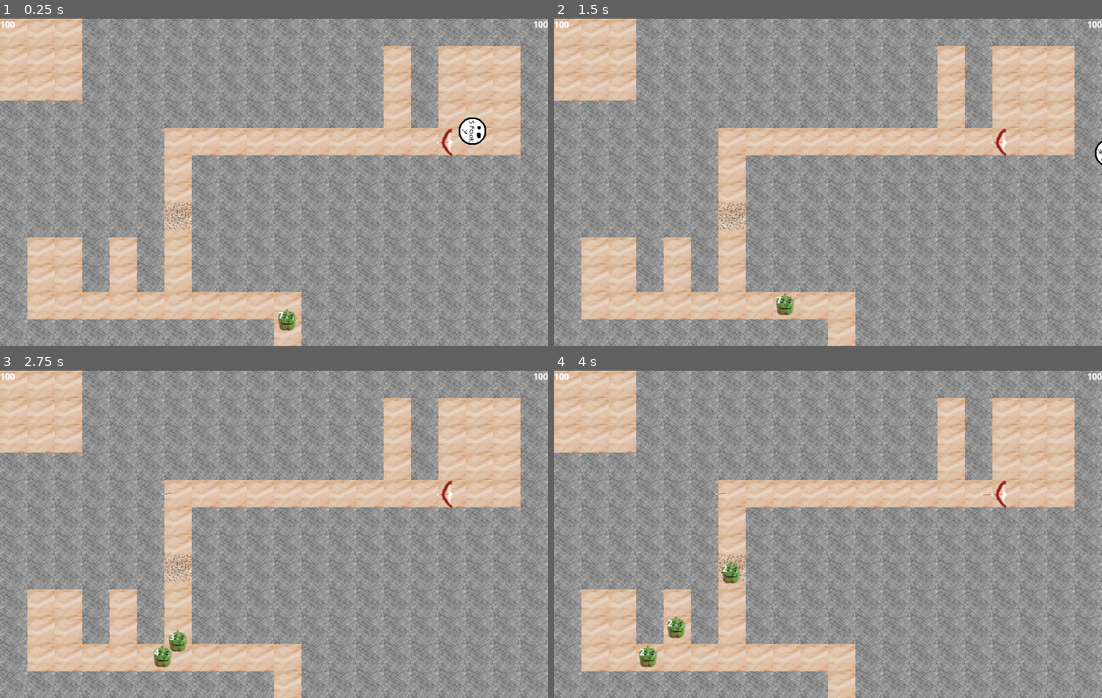
Above: before the commit, frames 1-4 (two rows, left to right).
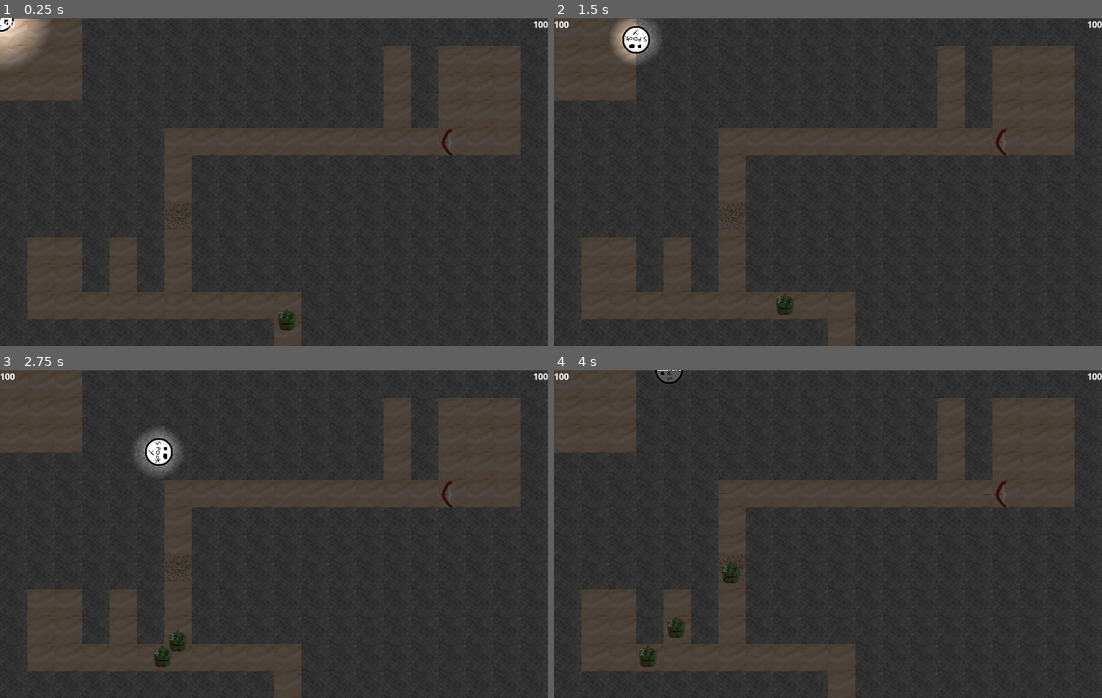
Above: after the commit, the same moments.

Repository: Solid-Squid-Contingent/LD-48
Game: Godot game, scene res://scenes/Main.tscn
Same seed, same stepped clock (60 frames per second), same inputs: the game is played once before the commit and once after it.
Inputs (mouse positions are in pixels of both pictures, inside the frame that each line leads up to):
- Up to frame 1 (0.25 s): no input
- Up to frame 2 (1.5 s): move the mouse to (948, 165) at 0.52 s; press the mouse at (948, 165) at 0.53 s; hold D (right) 0.53-1.28 s; move the mouse to (718, 198) at 1.27 s; release the mouse at (718, 198) at 1.28 s; hold S (down) from 1.28 s (still down); right-click (718, 198) at 1.35 s
- Up to frame 3 (2.75 s): move the mouse to (328, 461) at 2.02 s; release S (down) at 2.03 s; press the mouse at (328, 461) at 2.03 s; hold D (right) from 2.03 s (still down)
- Up to frame 4 (4 s): move the mouse to (800, 599) at 2.77 s; release D (right) at 2.78 s; release the mouse at (800, 599) at 2.78 s; hold W (up) 2.78-3.53 s; right-click (800, 599) at 2.85 s; move the mouse to (992, 583) at 3.52 s; press the mouse at (992, 583) at 3.53 s; hold A (left) from 3.53 s (still down)

The runs differ from the first frame. In frame 1, 100% of the frame differs, in the area x 0-100%, y 0-100%; in frame 2, 100%; in frame 3, 100%; in frame 4, 100%.

Commit message:
Add light

Diff:
--- /dev/null
+++ b/resources/TileSet.tres
@@ -0,0 +1,48 @@
+[gd_resource type="TileSet" load_steps=5 format=2]
+
+[ext_resource path="res://resources/graphics/path.png" type="Texture" id=1]
+[ext_resource path="res://resources/graphics/wall.png" type="Texture" id=2]
+
+[sub_resource type="OccluderPolygon2D" id=4]
+polygon = PoolVector2Array( 50, 50, 0, 50, 0, 0, 50, 0 )
+
+[sub_resource type="ConvexPolygonShape2D" id=1]
+points = PoolVector2Array( 50, 50, 0, 50, 0, 0, 50, 0 )
+
+[resource]
+0/name = "wall.png 0"
+0/texture = ExtResource( 2 )
+0/tex_offset = Vector2( 0, 0 )
+0/modulate = Color( 1, 1, 1, 1 )
+0/region = Rect2( 0, 0, 50, 50 )
+0/tile_mode = 0
+0/occluder_offset = Vector2( 0, 0 )
+0/occluder = SubResource( 4 )
+0/navigation_offset = Vector2( 0, 0 )
+0/shape_offset = Vector2( 0, 0 )
+0/shape_transform = Transform2D( 1, 0, 0, 1, 0, 0 )
+0/shape = SubResource( 1 )
+0/shape_one_way = false
+0/shape_one_way_margin = 1.0
+0/shapes = [ {
+"autotile_coord": Vector2( 0, 0 ),
+"one_way": false,
+"one_way_margin": 1.0,
+"shape": SubResource( 1 ),
+"shape_transform": Transform2D( 1, 0, 0, 1, 0, 0 )
+} ]
+0/z_index = 0
+1/name = "path.png 1"
+1/texture = ExtResource( 1 )
+1/tex_offset = Vector2( 0, 0 )
+1/modulate = Color( 1, 1, 1, 1 )
+1/region = Rect2( 0, 0, 50, 50 )
+1/tile_mode = 0
+1/occluder_offset = Vector2( 0, 0 )
+1/navigation_offset = Vector2( 0, 0 )
+1/shape_offset = Vector2( 0, 0 )
+1/shape_transform = Transform2D( 1, 0, 0, 1, 0, 0 )
+1/shape_one_way = false
+1/shape_one_way_margin = 0.0
+1/shapes = [  ]
+1/z_index = 0
--- a/scenes/Main.tscn
+++ b/scenes/Main.tscn
@@ -1,54 +1,12 @@
-[gd_scene load_steps=12 format=2]
+[gd_scene load_steps=8 format=2]
 
-[ext_resource path="res://resources/graphics/path.png" type="Texture" id=1]
-[ext_resource path="res://resources/graphics/wall.png" type="Texture" id=2]
+[ext_resource path="res://scenes/UI.tscn" type="PackedScene" id=1]
+[ext_resource path="res://resources/TileSet.tres" type="TileSet" id=2]
 [ext_resource path="res://scenes/Enemy.tscn" type="PackedScene" id=3]
 [ext_resource path="res://scenes/Layout.gd" type="Script" id=4]
 [ext_resource path="res://scenes/Spikes.tscn" type="PackedScene" id=5]
 [ext_resource path="res://scenes/Player.tscn" type="PackedScene" id=6]
-[ext_resource path="res://resources/fonts/OpenSans-Bold.tres" type="DynamicFont" id=7]
-[ext_resource path="res://scenes/UI.gd" type="Script" id=8]
 [ext_resource path="res://scenes/ArrowTrap.tscn" type="PackedScene" id=9]
-
-[sub_resource type="ConvexPolygonShape2D" id=1]
-points = PoolVector2Array( 50, 50, 0, 50, 0, 0, 50, 0 )
-
-[sub_resource type="TileSet" id=2]
-0/name = "wall.png 0"
-0/texture = ExtResource( 2 )
-0/tex_offset = Vector2( 0, 0 )
-0/modulate = Color( 1, 1, 1, 1 )
-0/region = Rect2( 0, 0, 50, 50 )
-0/tile_mode = 0
-0/occluder_offset = Vector2( 0, 0 )
-0/navigation_offset = Vector2( 0, 0 )
-0/shape_offset = Vector2( 0, 0 )
-0/shape_transform = Transform2D( 1, 0, 0, 1, 0, 0 )
-0/shape = SubResource( 1 )
-0/shape_one_way = false
-0/shape_one_way_margin = 1.0
-0/shapes = [ {
-"autotile_coord": Vector2( 0, 0 ),
-"one_way": false,
-"one_way_margin": 1.0,
-"shape": SubResource( 1 ),
-"shape_transform": Transform2D( 1, 0, 0, 1, 0, 0 )
-} ]
-0/z_index = 0
-1/name = "path.png 1"
-1/texture = ExtResource( 1 )
-1/tex_offset = Vector2( 0, 0 )
-1/modulate = Color( 1, 1, 1, 1 )
-1/region = Rect2( 0, 0, 50, 50 )
-1/tile_mode = 0
-1/occluder_offset = Vector2( 0, 0 )
-1/navigation_offset = Vector2( 0, 0 )
-1/shape_offset = Vector2( 0, 0 )
-1/shape_transform = Transform2D( 1, 0, 0, 1, 0, 0 )
-1/shape_one_way = false
-1/shape_one_way_margin = 0.0
-1/shapes = [  ]
-1/z_index = 0
 
 [node name="Node2D" type="Node2D"]
 
@@ -58,7 +16,7 @@
 "Layout",
 ]]
 position = Vector2( 0, 1 )
-tile_set = SubResource( 2 )
+tile_set = ExtResource( 2 )
 cell_size = Vector2( 50, 50 )
 format = 1
 tile_data = PoolIntArray( 0, 1, 0, 1, 1, 0, 2, 1, 0, 3, 0, 0, 4, 0, 0, 5, 0, 0, 6, 0, 0, 7, 0, 0, 8, 0, 0, 9, 0, 0, 10, …(3157 unchanged characters)…
@@ -80,34 +38,14 @@
 "Player",
 ] instance=ExtResource( 6 )]
 
-[node name="UI" type="Control" parent="."]
-margin_right = 40.0
-margin_bottom = 40.0
-script = ExtResource( 8 )
-__meta__ = {
-"_edit_use_anchors_": false
-}
+[node name="UILayer" type="CanvasLayer" parent="."]
 
-[node name="MoneyLabel" type="Label" parent="UI"]
-margin_right = 40.0
-margin_bottom = 14.0
-custom_fonts/font = ExtResource( 7 )
-text = "100"
-__meta__ = {
-"_edit_use_anchors_": false
-}
-
-[node name="HealthLabel" type="Label" parent="UI"]
-margin_right = 1000.0
-margin_bottom = 14.0
-custom_fonts/font = ExtResource( 7 )
-text = "100"
-align = 2
-__meta__ = {
-"_edit_use_anchors_": false
-}
+[node name="UI" parent="UILayer" instance=ExtResource( 1 )]
 
 [node name="ArrowTrap" parent="." instance=ExtResource( 9 )]
 position = Vector2( 788.076, 229.274 )
 rotation = 1.5708
 scale = Vector2( 1.06735, 1.47143 )
+
+[node name="CanvasModulate" type="CanvasModulate" parent="."]
+color = Color( 0.34, 0.34, 0.34, 1 )
--- a/scenes/Player.tscn
+++ b/scenes/Player.tscn
@@ -1,13 +1,13 @@
-[gd_scene load_steps=4 format=2]
+[gd_scene load_steps=5 format=2]
 
 [ext_resource path="res://resources/graphics/player.png" type="Texture" id=1]
 [ext_resource path="res://scripts/Player.gd" type="Script" id=2]
+[ext_resource path="res://resources/graphics/light.png" type="Texture" id=3]
 
 [sub_resource type="CircleShape2D" id=1]
 radius = 25.7258
 
 [node name="Player" type="KinematicBody2D"]
-position = Vector2( 862.175, 206.922 )
 collision_layer = 0
 collision_mask = 0
 script = ExtResource( 2 )
@@ -18,3 +18,19 @@
 
 [node name="CollisionShape2D" type="CollisionShape2D" parent="."]
 shape = SubResource( 1 )
+
+[node name="Light" type="Light2D" parent="."]
+scale = Vector2( 2, 2 )
+texture = ExtResource( 3 )
+shadow_enabled = true
+shadow_color = Color( 0, 0, 0, 1 )
+__meta__ = {
+"_editor_description_": ""
+}
+
+[node name="WallLight" type="Light2D" parent="."]
+texture = ExtResource( 3 )
+shadow_color = Color( 0, 0, 0, 1 )
+__meta__ = {
+"_editor_description_": ""
+}
--- /dev/null
+++ b/scenes/UI.tscn
@@ -0,0 +1,31 @@
+[gd_scene load_steps=3 format=2]
+
+[ext_resource path="res://scenes/UI.gd" type="Script" id=1]
+[ext_resource path="res://resources/fonts/OpenSans-Bold.tres" type="DynamicFont" id=2]
+
+[node name="UI" type="Control"]
+margin_right = 40.0
+margin_bottom = 40.0
+script = ExtResource( 1 )
+__meta__ = {
+"_edit_use_anchors_": false
+}
+
+[node name="MoneyLabel" type="Label" parent="."]
+margin_right = 40.0
+margin_bottom = 14.0
+custom_fonts/font = ExtResource( 2 )
+text = "100"
+__meta__ = {
+"_edit_use_anchors_": false
+}
+
+[node name="HealthLabel" type="Label" parent="."]
+margin_right = 1000.0
+margin_bottom = 14.0
+custom_fonts/font = ExtResource( 2 )
+text = "100"
+align = 2
+__meta__ = {
+"_edit_use_anchors_": false
+}
--- a/scripts/Enemy.gd
+++ b/scripts/Enemy.gd
@@ -240,7 +240,7 @@
 	if groupStats.demolition:
 		demolish(delta)
 
-
+	# warning-ignore:return_value_discarded
 	move_and_slide((nextWaypoint-position).normalized() * groupStats.speed)
 	for collisionIndex in range(get_slide_count()):
 		var collision = get_slide_collision(collisionIndex)
--- a/scripts/Player.gd
+++ b/scripts/Player.gd
@@ -37,6 +37,13 @@
 		velocity.y -= 1
 	velocity = velocity.normalized() * speed
 
+func _process(delta):
+	var inWallSnapped = layout.get_cellv(positionInMap(global_position.snapped(Vector2.ONE))) == 0
+	var inWallUnsnapped = layout.get_cellv(positionInMap(global_position)) == 0
+	var inWall = inWallSnapped or inWallUnsnapped
+	$Light.visible = !inWall
+	$WallLight.visible = inWall
+
 func _physics_process(_delta):
 	get_input()
 	look_at(position + velocity)
Binary file added: resources/graphics/light.png
Not shown, added: resources/graphics/light.png.import
